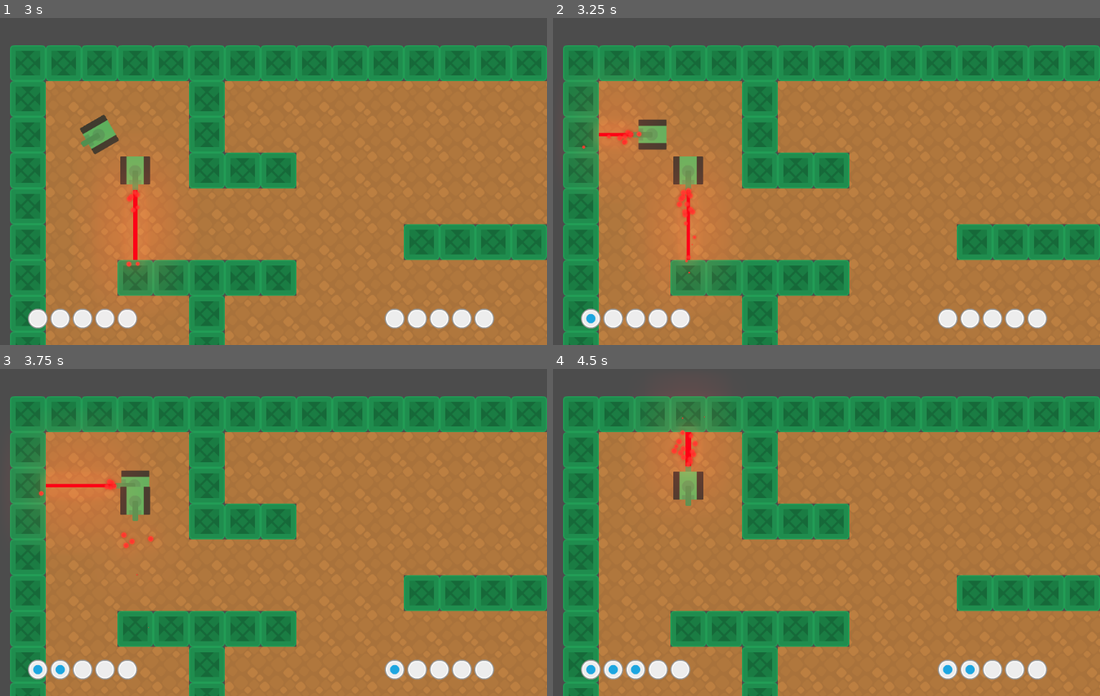
Above: before the commit, frames 1-4 (two rows, left to right).
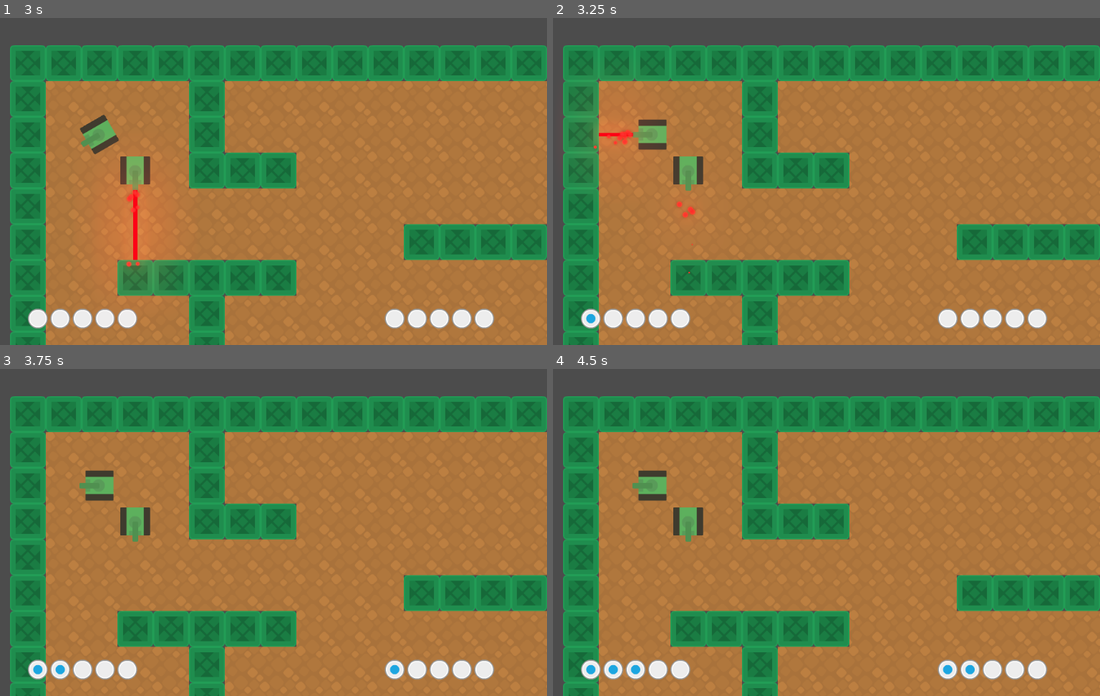
Above: after the commit, the same moments.

Repository: lendroit/tanktank
Game: Godot game, scene res://World.tscn
Same seed, same stepped clock (60 frames per second), same inputs: the game is played once before the commit and once after it.
Inputs:
- Up to frame 1 (3 s): tap Enter (end_turn_p1) at 0.5, 2 s; hold Right (rotate_right_p1) 0.53-1.28 s; hold Space (shoot_p1) 0.53-1.28 s; tap A (shoot_p2) at 0.8, 1.35, 2.3 s; hold Down (move_backward_p1) 1.28-2.03 s; tap Space (shoot_p1) at 1.55, 2.75 s; hold Enter (end_turn_p1) 2.03-2.78 s; hold Right (rotate_right_p1) from 2.03 s (still down); tap E (end_turn_p2) at 2.85 s
- Up to frame 2 (3.25 s): keep holding Right (rotate_right_p1); tap Space (shoot_p1) at 3.05 s
- Up to frame 3 (3.75 s): release Right (rotate_right_p1) at 3.53 s; hold Left (rotate_left_p1) from 3.53 s (still down); hold S (move_backward_p2) from 3.53 s (still down)
- Up to frame 4 (4.5 s): keep holding Left (rotate_left_p1); tap A (shoot_p2) at 3.8 s; release S (move_backward_p2) at 4.28 s; tap Up (move_frontward_p1) at 4.35 s

Frame 1 is identical in both runs. In frame 2, 1.0% of the frame differs, in the area x 5-30%, y 34-79%; in frame 3, 2.6%; in frame 4, 2.8%, in the area x 14-31%, y 10-53%.
Error after the commit: Invalid call. Nonexistent function 'hit' in base 'TileMap'. (res://Laser/Laser.gd:70)

Commit message:
feature(Tank): call hit method on target

Diff:
--- a/Laser/Laser.gd
+++ b/Laser/Laser.gd
@@ -23,9 +23,11 @@
 
 	var cast_point = ray_cast_2d.cast_to
 	ray_cast_2d.force_raycast_update()
+	var target
 
 	if ray_cast_2d.is_colliding():
 		cast_point = to_local(ray_cast_2d.get_collision_point())
+		target = ray_cast_2d.get_collider()
 
 	var draw_world_length = cast_point
 
@@ -65,5 +67,6 @@
 	yield(tween, "tween_completed")
 	cannonParticles.emitting = false
 	beamParticles.emitting = false
+	target.hit()
 
 	emit_signal("shooting_done")
--- a/Tank/Player.gd
+++ b/Tank/Player.gd
@@ -94,3 +94,7 @@
 
 func _on_Laser_shooting_done():
 	exeute_next_action()
+
+func hit():
+	print("Ow I died")
+	pass
--- a/World.tscn
+++ b/World.tscn
@@ -4,7 +4,6 @@
 [ext_resource path="res://TileMap.tscn" type="PackedScene" id=2]
 [ext_resource path="res://UI/GUI.tscn" type="PackedScene" id=4]
 [ext_resource path="res://World.gd" type="Script" id=5]
-
 
 [sub_resource type="Environment" id=1]
 background_mode = 4
